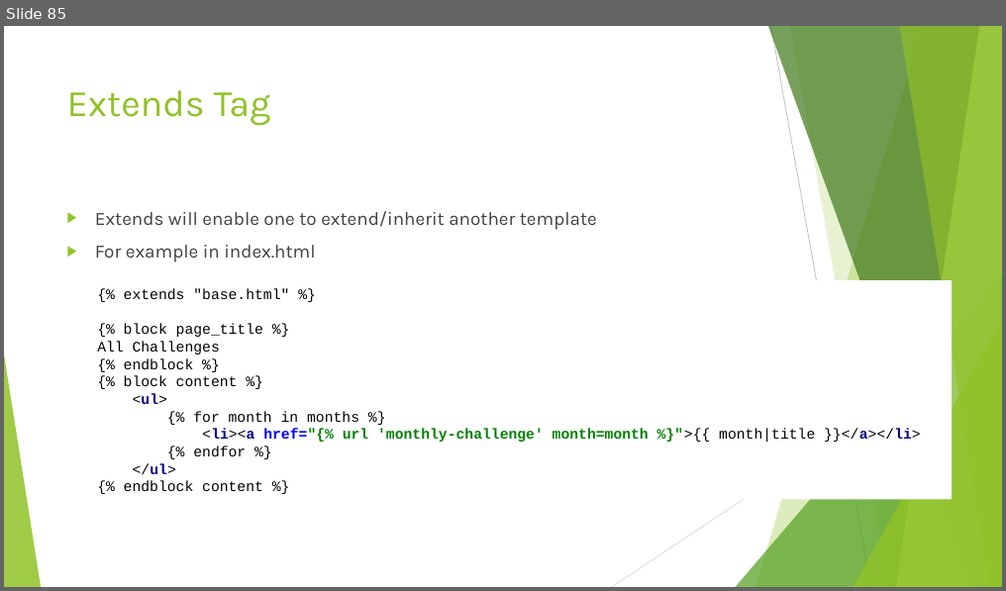
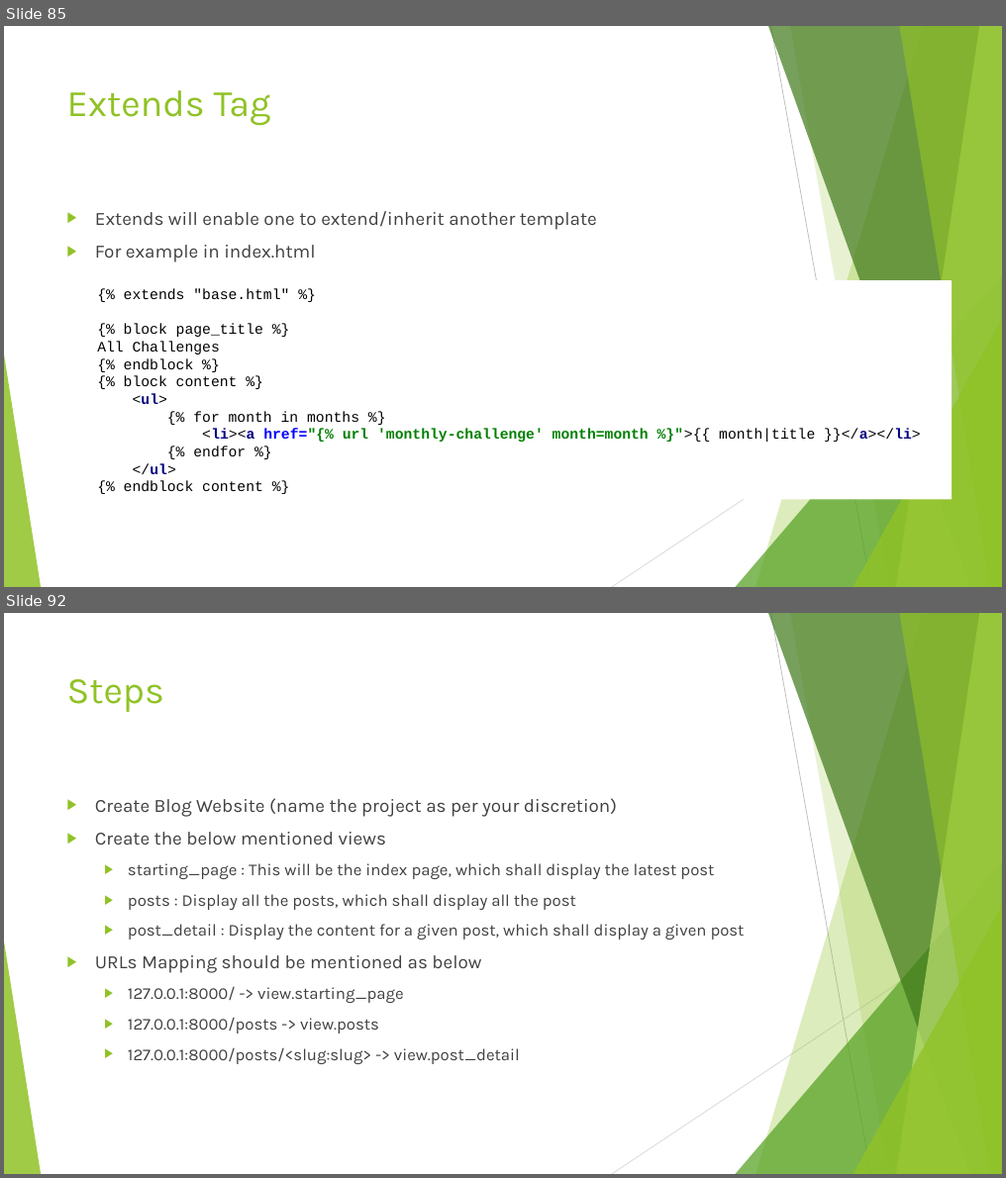
Before and after one commit to edyoda/PD-281220-Session-Code, a slide deck: Django EdYoda.pptx. Shown one above the other, each under a label of ours: slide 85 before the commit, slides 85 and 92 after it; the slides between them are not shown. The pictures are 1006x591 and 1006x1178 pixels, drawn with LibreOffice and Linux fonts; fonts in the diff are those of the drawing. Boxes give left, top, right and bottom in pixels: in the first picture for what was removed or moved away, otherwise in the second. Text is boxed around its words. In the diff, an @@ line names an element or a change of style, - is before the commit and + after.

```diff
--- a/Django EdYoda.pptx
+++ b/Django EdYoda.pptx
@@ slide 92 added at (4, 613, 1002, 1174), background #FFFFFF; not listed: 10 template elements that a slide beside it also shows @@
@@ title added at (67, 679, 164, 712), 36 pt, text #90C226 @@
+Steps
@@ text added at (95, 798, 745, 1064), 16 pt, text #404040 @@
+▶ Create Blog Website (name the project as per your discretion)
+▶ Create the below mentioned views
+  ▶ starting_page : This will be the index page, which shall display the latest post
+  ▶ posts : Display all the posts, which shall display all the post
+  ▶ post_detail : Display the content for a given post, which shall display a given post
+▶ URLs Mapping should be mentioned as below
+  ▶ 127.0.0.1:8000/ -> view.starting_page
+  ▶ 127.0.0.1:8000/posts -> view.posts
+  ▶ 127.0.0.1:8000/posts/<slug:slug> -> view.post_detail
```
Also in this commit, not shown: 3 slides changed, 9 other slides added, 22 other files.
